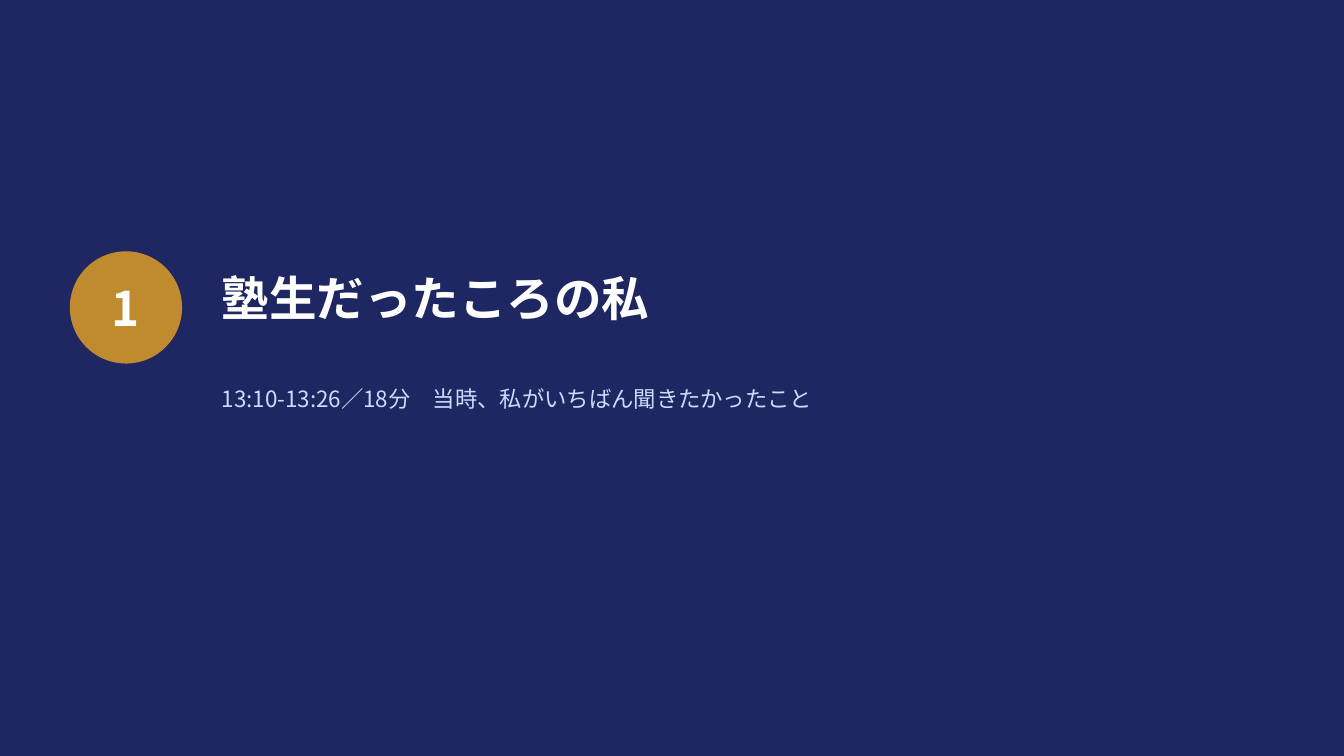
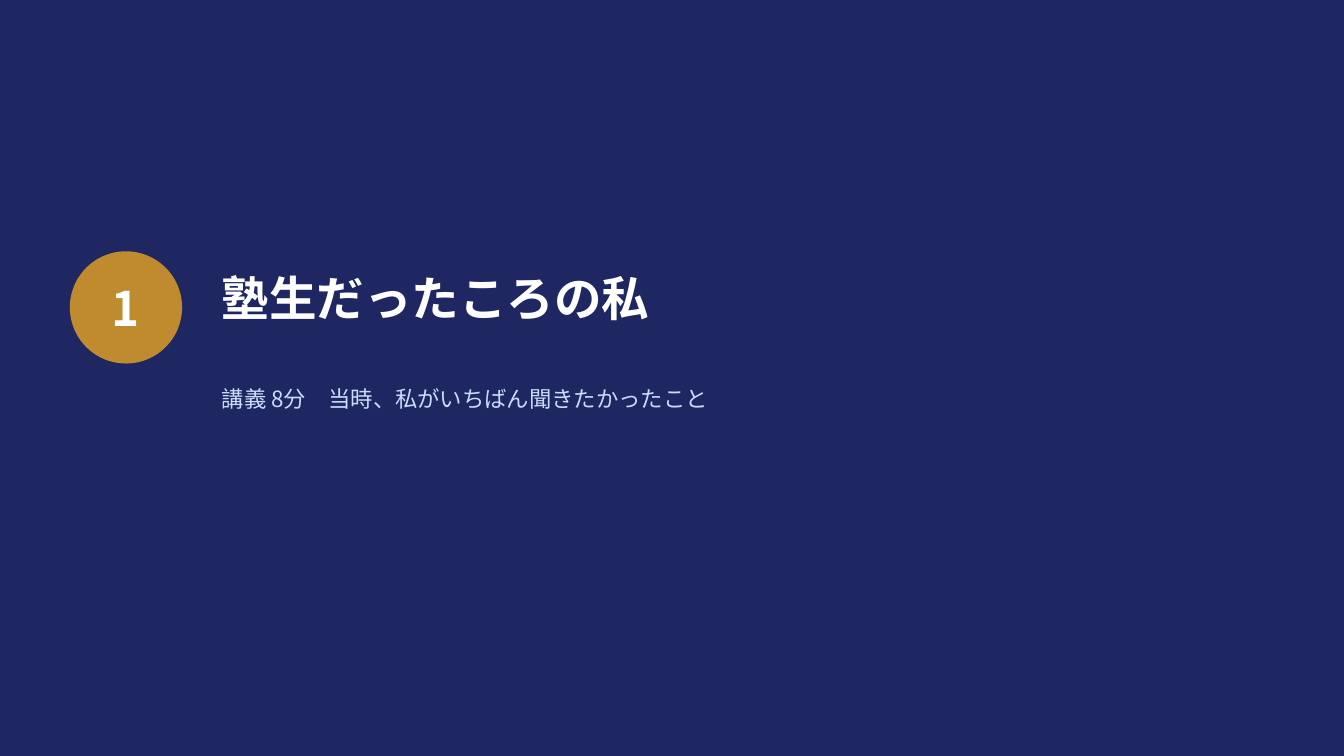
Before and after one commit to ahahi-biz/ahahi-hp, a slide deck: slide 9 of docs/lecture-johoku-procon.pptx (slide 6 before the commit). Drawn at 1344x756 pixels with LibreOffice and Linux fonts; fonts in the diff are those of the drawing. Boxes give left, top, right and bottom in pixels: in the first picture for what was removed or moved away, otherwise in the second. Text is boxed around its words. In the diff, an @@ line names an element or a change of style, - is before the commit and + after.

```diff
--- a/docs/lecture-johoku-procon.pptx
+++ b/docs/lecture-johoku-procon.pptx
@@ text at box(222, 388, 707, 409): text changed @@
-13:10-13:26／18分 当時、私がいちばん聞きたかったこと
+講義 8分 当時、私がいちばん聞きたかったこと
```
Also in this commit, not shown: 25 other slides changed, 18 slides added, 5 slides removed, 3 other files.
